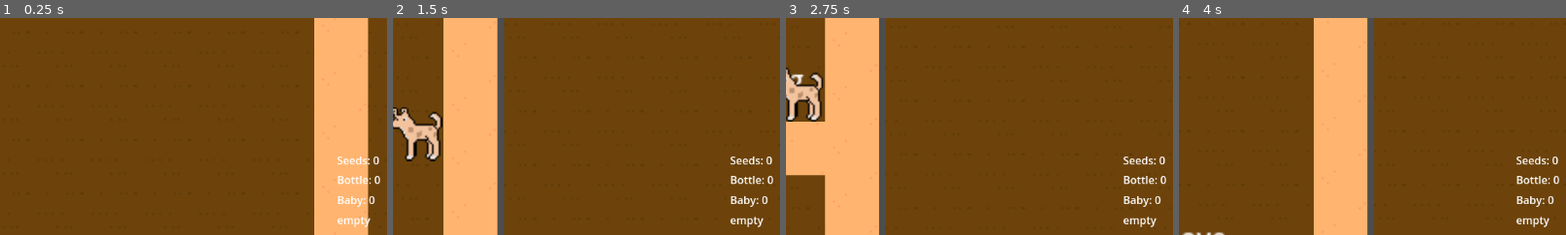
Above: before the commit, frames 1-4 (left to right).
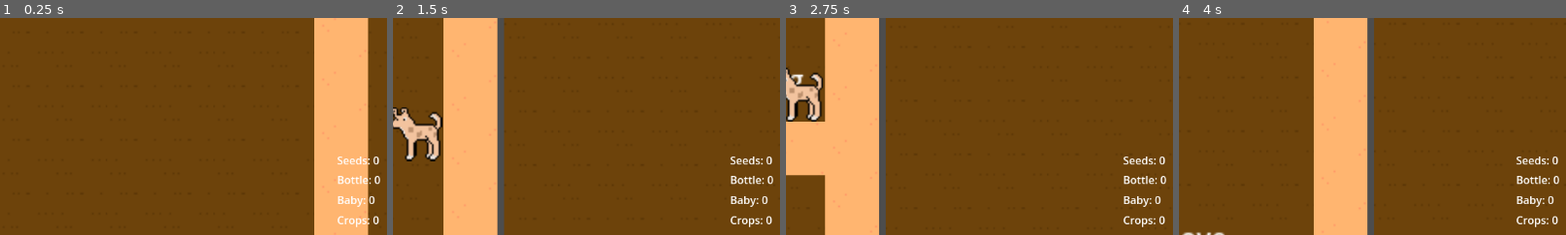
Above: after the commit, the same moments.

Repository: inkaonkala/AnimalRevolution
Game: Godot game, scene res://Main.tscn
Two runs of this game, one before a commit and one after it. Both use one fixed random seed, a clock stepped at 60 frames per second and the inputs below.
Inputs:
- Up to frame 1 (0.25 s): no input
- Up to frame 2 (1.5 s): tap E (interact) at 0.5, 1.25, 1.35 s; hold D (move_right) 0.53-1.28 s; tap Space (attack) at 0.6 s; hold S (move_down) from 1.28 s (still down)
- Up to frame 3 (2.75 s): tap E (interact) at 2 s; release S (move_down) at 2.03 s; hold D (move_right) from 2.03 s (still down); tap Space (attack) at 2.1 s
- Up to frame 4 (4 s): tap E (interact) at 2.75, 2.85, 3.5 s; release D (move_right) at 2.78 s; hold W (move_up) 2.78-3.53 s; hold A (move_left) from 3.53 s (still down); tap Space (attack) at 3.6 s
The pictures show only the part of the screen within x 49-99%, y 33-82%; the shares and areas given below are measured in that part.

The runs differ from the first frame. In frame 1, 0.3% of the frame differs, in the area x 87-98%, y 91-97%; in frame 2, 0.3%; in frame 3, 0.3%; in frame 4, 0.3%.

Commit message:
small fixes

Diff:
--- a/Rooftop.tscn
+++ b/Rooftop.tscn
@@ -84,26 +84,46 @@
 [node name="plantAreas" type="Node2D" parent="."]
 
 [node name="plant1" parent="plantAreas" instance=ExtResource("4_wdo6w")]
-position = Vector2(593, 366)
+position = Vector2(595, 369)
 watered_tex = ExtResource("8_lblpy")
 ready_tex = ExtResource("6_uoa1a")
 growth_texs = Array[Texture2D]([ExtResource("5_tax82"), ExtResource("6_bmsl8"), ExtResource("7_3in2h"), null])
 wet_growth_texs = Array[Texture2D]([ExtResource("9_834rt"), ExtResource("10_n11cc"), ExtResource("11_t1jei"), ExtResource("11_t1jei")])
 
 [node name="plant2" parent="plantAreas" instance=ExtResource("4_wdo6w")]
-position = Vector2(635, 366)
+position = Vector2(635, 368)
+watered_tex = ExtResource("8_lblpy")
+ready_tex = ExtResource("6_uoa1a")
+growth_texs = Array[Texture2D]([ExtResource("5_tax82"), ExtResource("6_bmsl8"), ExtResource("7_3in2h"), null])
+wet_growth_texs = Array[Texture2D]([ExtResource("9_834rt"), ExtResource("10_n11cc"), ExtResource("11_t1jei"), ExtResource("11_t1jei")])
 
 [node name="plant3" parent="plantAreas" instance=ExtResource("4_wdo6w")]
-position = Vector2(679, 366)
+position = Vector2(678, 368)
+watered_tex = ExtResource("8_lblpy")
+ready_tex = ExtResource("6_uoa1a")
+growth_texs = Array[Texture2D]([ExtResource("5_tax82"), ExtResource("6_bmsl8"), ExtResource("7_3in2h"), null])
+wet_growth_texs = Array[Texture2D]([ExtResource("9_834rt"), ExtResource("10_n11cc"), ExtResource("11_t1jei"), ExtResource("11_t1jei")])
 
 [node name="plant4" parent="plantAreas" instance=ExtResource("4_wdo6w")]
-position = Vector2(593, 402)
+position = Vector2(594, 402)
+watered_tex = ExtResource("8_lblpy")
+ready_tex = ExtResource("6_uoa1a")
+growth_texs = Array[Texture2D]([ExtResource("5_tax82"), ExtResource("6_bmsl8"), ExtResource("7_3in2h"), null])
+wet_growth_texs = Array[Texture2D]([ExtResource("9_834rt"), ExtResource("10_n11cc"), ExtResource("11_t1jei"), ExtResource("11_t1jei")])
 
 [node name="plant5" parent="plantAreas" instance=ExtResource("4_wdo6w")]
 position = Vector2(635, 402)
+watered_tex = ExtResource("8_lblpy")
+ready_tex = ExtResource("6_uoa1a")
+growth_texs = Array[Texture2D]([ExtResource("5_tax82"), ExtResource("6_bmsl8"), ExtResource("7_3in2h"), null])
+wet_growth_texs = Array[Texture2D]([ExtResource("9_834rt"), ExtResource("10_n11cc"), ExtResource("11_t1jei"), ExtResource("11_t1jei")])
 
 [node name="plant6" parent="plantAreas" instance=ExtResource("4_wdo6w")]
-position = Vector2(679, 402)
+position = Vector2(678, 402)
+watered_tex = ExtResource("8_lblpy")
+ready_tex = ExtResource("6_uoa1a")
+growth_texs = Array[Texture2D]([ExtResource("5_tax82"), ExtResource("6_bmsl8"), ExtResource("7_3in2h"), null])
+wet_growth_texs = Array[Texture2D]([ExtResource("9_834rt"), ExtResource("10_n11cc"), ExtResource("11_t1jei"), ExtResource("11_t1jei")])
 
 [node name="Elevator" type="Sprite2D" parent="."]
 position = Vector2(129, 352)
--- a/Scripts/main.gd
+++ b/Scripts/main.gd
@@ -22,6 +22,7 @@
 var seeds := 0
 var bottle := 0
 var hamsterbaby := 0
+var crop := 0
 
 func _ready() -> void:
 	spawn_player()
@@ -49,7 +50,7 @@
 		inv_zero.text = "Seeds: " + str(seeds)
 		inv_1.text = "Bottle: " + str(bottle)
 		inv_2.text = "Baby: " + str(hamsterbaby)
-		inv_3.text = "empty"
+		inv_3.text = "Crops: " +str(crop)
 		inv_4.text = "empty"
 
 func add_item(item_id: String, amount: int) -> void:
@@ -59,6 +60,8 @@
 		bottle += amount
 	elif item_id == "hamsterbaby":
 		hamsterbaby += amount
+	elif item_id == "crop":
+		crop += amount
 
 	update_inventory_ui()
 
--- a/plant_n_harvest.gd
+++ b/plant_n_harvest.gd
@@ -128,7 +128,7 @@
 func try_harvest() -> void:
 	var main = get_tree().current_scene
 
-	main.carrot += 1
+	main.crop += 1
 	main.seeds += 1
 	main.update_inventory_ui()
 
